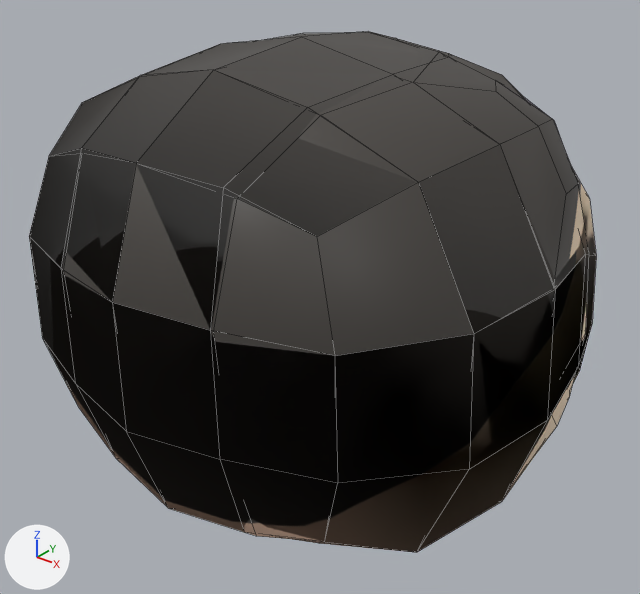
The FBX model Assets/Prefabs/Chracter/CH_Head.fbx: old version first, new version second.
Before and after are seen from a camera (50 mm lens) standing at (0.23, -0.288, 0.471) and looking at (0.003, -0.004, 0.295). The axes (+X, +Y, +Z) are drawn at lower left. The lights are the same throughout. Mesh edges are drawn as thin lines. Where no turn or scale is listed for an object, it has been applied to the vertices.

The scene before the commit, as lines of its bpy script (objects in view):
```python
mat_eye_m = principled_material('eye_M')
mat_eye_m.texture = img_ch_head_eyes_tex_v01_jpg
me_mesh = bpy.data.meshes.new('Mesh')
me_mesh.from_pydata(...)  # 135 vertices, 132 faces; spans x -0.117..0.118, y -0.116..0.111, z -0.107..0.1
# faces by material slot: [52, 80]
me_mesh.materials.append(mat_toilet_m)  # picture img_ch_head_toilet_tex_v01_jpg
me_mesh.materials.append(mat_head_m)  # picture img_ch_head_base_tex_v01_jpg
me_mesh_001 = bpy.data.meshes.new('Mesh.001')
me_mesh_001.from_pydata(...)  # 126 vertices, 124 faces; spans x -0.394..0.394, y -0.518..0.502, z -0.462..0.483
# faces by material slot: [14, 100, 4, 6]
me_mesh_001.materials.append(mat_eye_m)  # picture img_ch_head_eyes_tex_v01_jpg
me_mesh_001.materials.append(mat_head_m)  # picture img_ch_head_base_tex_v01_jpg
me_mesh_001.materials.append(mat_mouth_m)  # picture img_ch_head_mouth_tex_v01_jpg
me_mesh_001.materials.append(mat_eye_brow_m)  # picture img_ch_head_eye_brow_tex_v01_jpg
ob_head_normal = bpy.data.objects.new('Head_Normal', me_mesh_001)
ob_head_normal.location = (0.0, 0.0, 0.3072)
ob_head_normal.rotation_euler = (1.571, 0.0, 0.0)  # degrees (90, 0, 0)
ob_head_normal.scale = (0.303, 0.207, 0.24)
ob_head_toilet = bpy.data.objects.new('Head_Toilet', me_mesh)
ob_head_toilet.location = (0.0, 0.0, 0.3072)
```
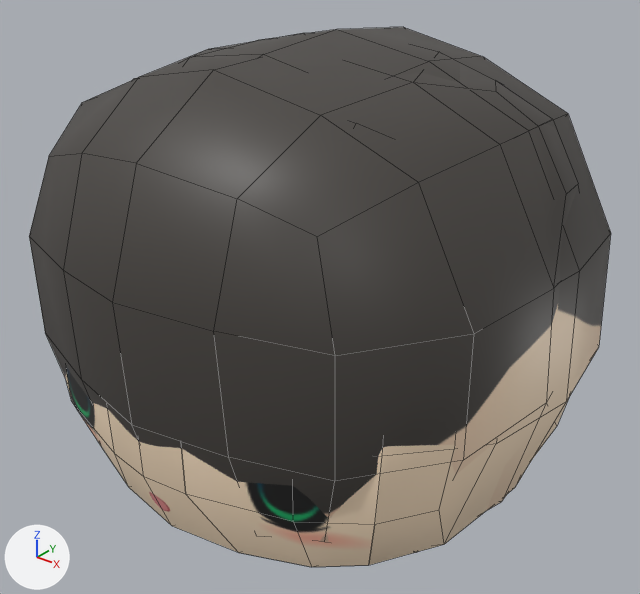
Location of each change, (x1, y1, x2, y2) in pixels of the pictures (640 x 594 px):
'Head_Normal', no longer drawn (black): before (29, 31, 596, 552)
'Head_hair', added: after (133, 27, 611, 565)
'Head_eye', added: after (66, 367, 383, 567)
'Head_mouth', added (beige): after (108, 410, 238, 552)
'Head_Toilet', unchanged, uncovered by the edit: before (29, 33, 587, 542); after (29, 33, 578, 542)

What changed in the scene script:
```text
Change mat_eye_m:
    add n3 = _N.new('ShaderNodeUVMap'); n3.name = 'UV Map'
    add n4 = _N.new('ShaderNodeMapping'); n4.name = 'Mapping'
    add n4.vector_type = 'TEXTURE'
    add n4.inputs[1].default_value = (-0.005, 0.0, 0.0)  # 'Location'
    where n2 = _N.new('ShaderNodeTexImage'); n2.name = 'Image Texture'
    add _L.new(n3.outputs[0], n4.inputs[0])  # 'UV' to 'Vector'
    add _L.new(n4.outputs[0], n2.inputs[0])  # 'Vector' to 'Vector'
Add me_mesh_003:
    me_mesh_003.from_pydata(...)  # 9 vertices, 4 faces; spans x -0.033..0.0335, y -0.111..-0.0934, z 0.2243..0.2898
    me_mesh_003.materials.append(mat_mouth_m)  # picture img_ch_head_mouth_tex_v01_jpg
Add me_mesh_002:
    me_mesh_002.from_pydata(...)  # 111 vertices, 100 faces; spans x -0.119..0.119, y -0.099..0.116, z 0.2..0.411
    me_mesh_002.materials.append(mat_head_m)  # picture img_ch_head_base_tex_v01_jpg
Add me_mesh_001_1:
    me_mesh_001_1.from_pydata(...)  # 26 vertices, 14 faces; spans x -0.091..0.091, y -0.111..-0.074, z 0.225..0.323
    me_mesh_001_1.materials.append(mat_eye_m)
Change ob_head_normal:
    ob_head_normal: bpy.data.objects.new('Head_Normal', me_mesh_001) -> bpy.data.objects.new('Head_Normal', None)
    ob_head_normal.location: (0.0, 0.0, 0.3072) -> (0.0, 0.0025, 0.3055)
    ob_head_normal.scale: (0.303, 0.207, 0.24) -> (0.01, 0.01, 0.01)
Add ob_head_mouth:
    ob_head_mouth = bpy.data.objects.new('Head_mouth', me_mesh_003)
    ob_head_mouth.location = (0.0, 0.0, 0.0)
Add ob_head_hair:
    ob_head_hair = bpy.data.objects.new('Head_hair', me_mesh_002)
    ob_head_hair.location = (0.0, 0.0, 0.0)
Add ob_head_eye:
    ob_head_eye = bpy.data.objects.new('Head_eye', me_mesh_001_1)
    ob_head_eye.location = (0.0, 0.0, 0.0)
```
